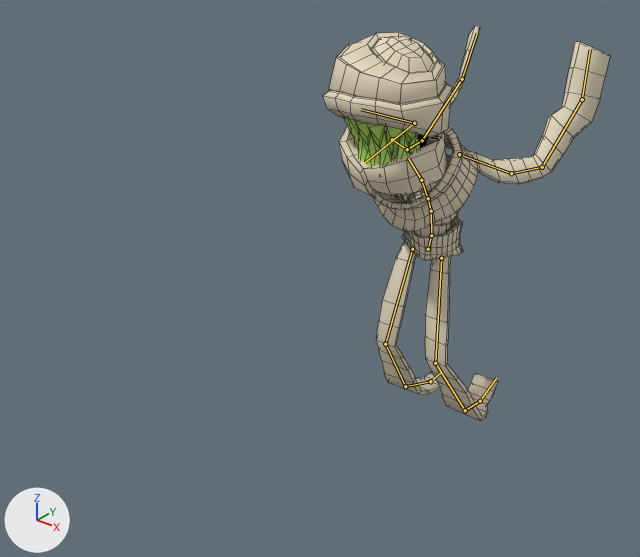
The Blender file Assets/Models/Enemies/Mummy.blend as it was, and as the next commit left it.
Rendered twice from a 50 mm lens placed at (15.6, -27.4, 10.8), pointed at (-1.1, -6.5, -2.1). Lighting does not change. The marker at lower left points along +X, +Y and +Z. Both versions are drawn at frame 125 of the action 'ArmatureAction'; the numbers are the values there. The bones that bend it are drawn over the model as lines. Mesh edges are drawn as thin lines.
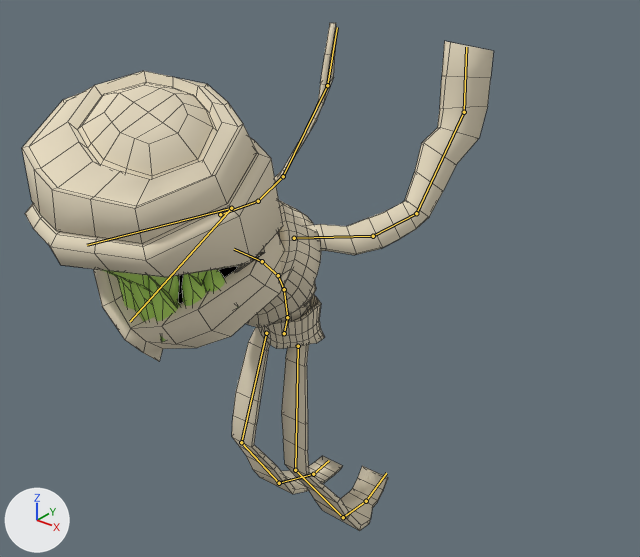
Boxes (x1, y1, x2, y2) around the edits, measured in the pictures (640 x 557 px):
'Circle.003', posed (64% wider, 29% taller): before (323, 26, 610, 421); after (22, 23, 493, 531)
'Circle.000', posed: before (344, 117, 419, 167); after (102, 269, 238, 342)
bone 'Hip', root to tip: before (428, 249) to (431, 235); after (284, 333) to (287, 317)
bone 'Chest', root to tip: before (428, 198) to (421, 180); after (278, 275) to (262, 261)
bone 'Head', root to tip: before (414, 123) to (361, 109); after (231, 208) to (87, 245)
bone 'Jaw', root to tip: before (414, 123) to (365, 162); after (231, 208) to (130, 321)

What the commit changed:
Bone 'Hip' (bone_hip) moves from (0.0, -0.17, 1.36) to (0.0, -0.17, 9.51).
Bone 'Chest' (bone_chest) turns from (10, 0, 0) to (23, 0, 0) degrees about its own x, y and z.
Bone 'Head' (bone_head) is rescaled from (1.34, 1.34, 1.34) to (1.94, 1.94, 1.94).
Bone 'Jaw' (bone_jaw) is rescaled from (1.25, 1.25, 1.25) to (1.81, 1.81, 1.81).
